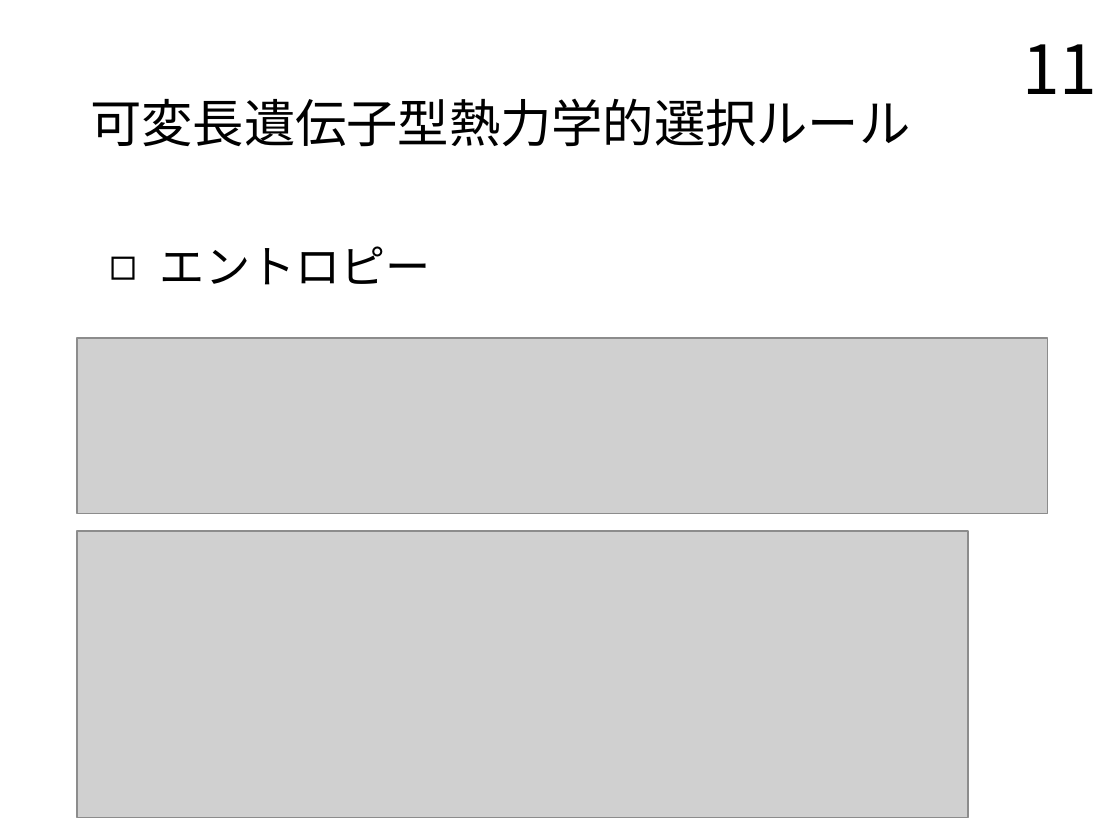
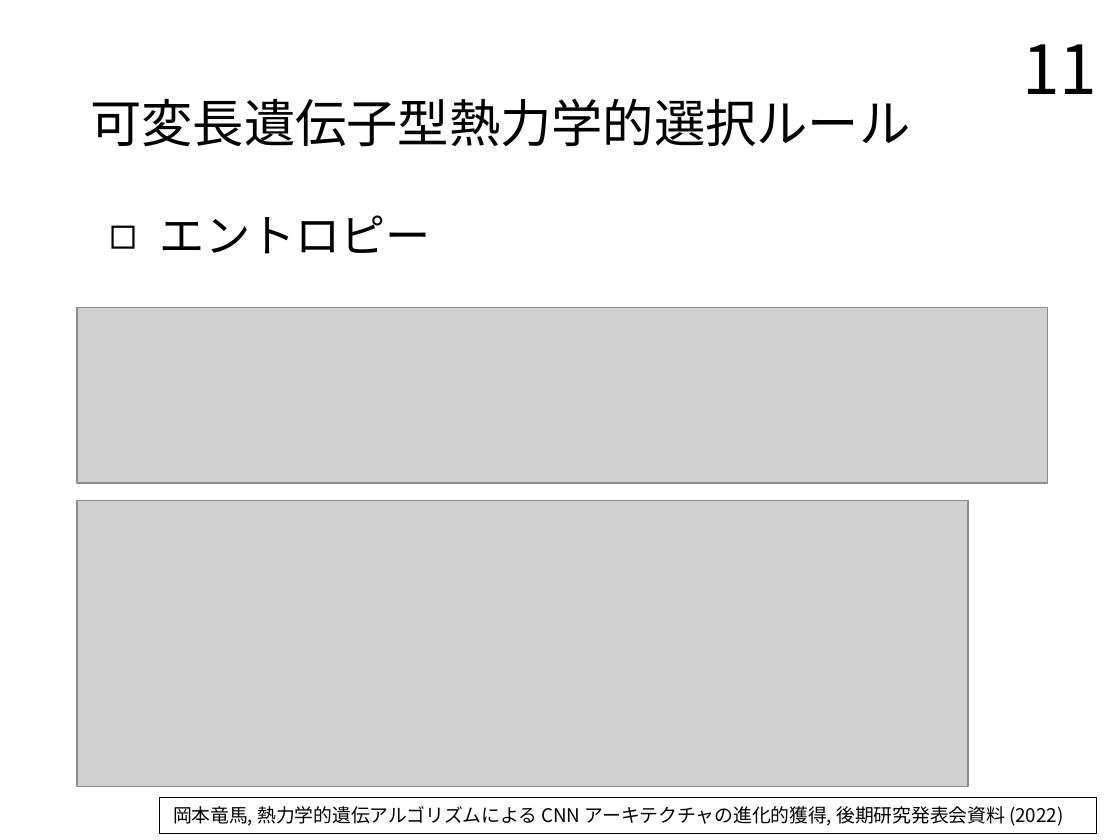
Before and after one commit to TairaTomotaka/kadai, a slide deck: slide 11 of prsn/20230124_prsn_taira.pptx. Drawn at 1120x840 pixels with LibreOffice and Linux fonts; fonts in the diff are those of the drawing; grey boxes stand for pictures. Boxes give left, top, right and bottom in pixels: in the first picture for what was removed or moved away, otherwise in the second. Text is boxed around its words. In the diff, an @@ line names an element or a change of style, - is before the commit and + after.

```diff
--- a/prsn/20230124_prsn_taira.pptx
+++ b/prsn/20230124_prsn_taira.pptx
@@ 2 pictures, 1 text: place and size @@
-2 pictures, 1 text at (77,246,1048,817)
+2 pictures, 1 text at (77,215,1048,787)
@@ rectangle added at (160,798,1097,834), fill #FFFFFF, outline #000000 0.75 pt, 10 pt, text #000000 @@
+岡本竜馬, 熱力学的遺伝アルゴリズムによる CNN アーキテクチャの進化的獲得, 後期研究発表会資料 (2022)
```
Also in this commit, not shown: 6 other slides changed.
